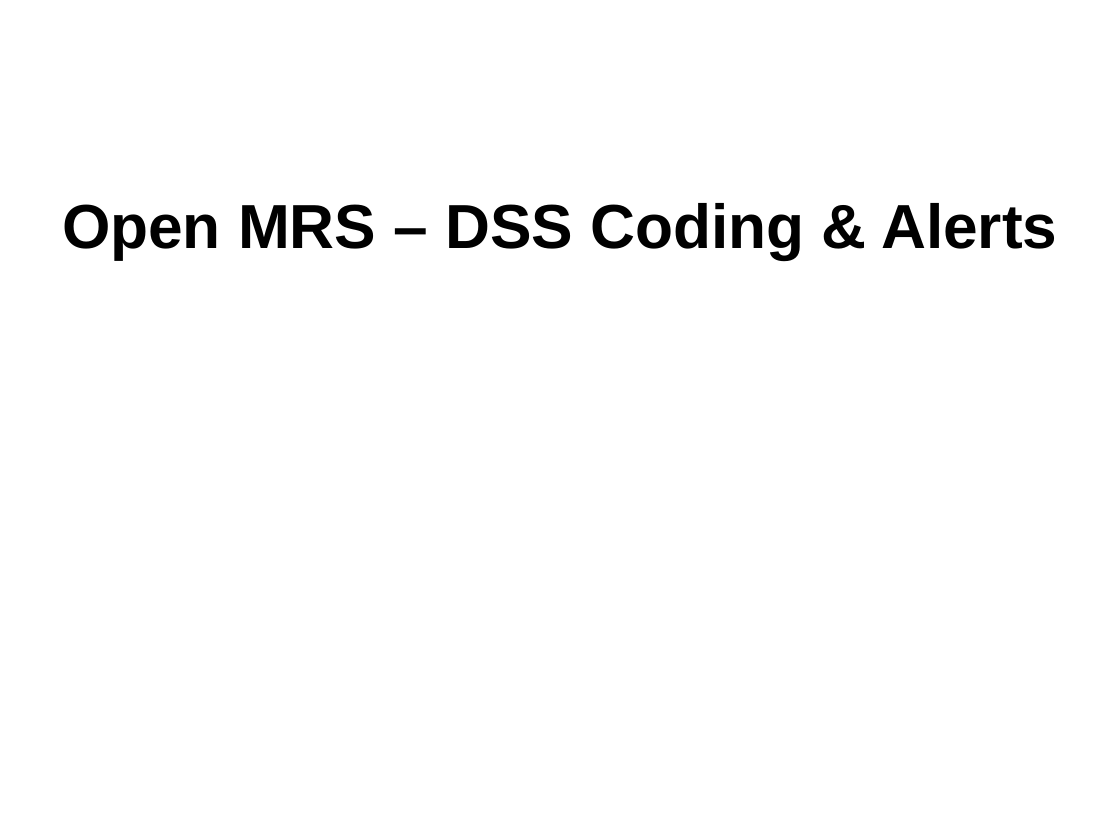
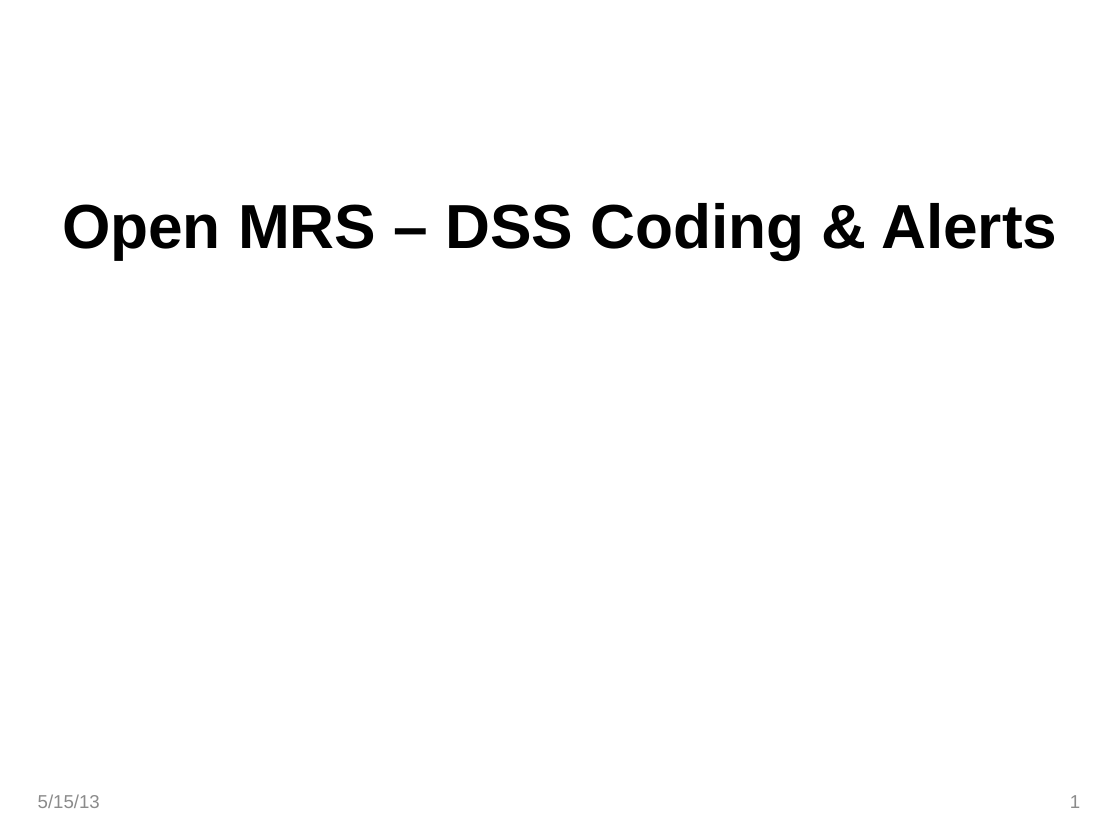
Before and after one commit to darthyoshi/sp2013-csc668-868-group1, a slide deck: slide 1 of trunk/OpenMRSSubmissions/presentation/OpenMRS Presentation.pptx. Drawn at 1120x840 pixels with LibreOffice and Linux fonts; fonts in the diff are those of the drawing; background and template pictures are left out. Boxes give left, top, right and bottom in pixels: in the first picture for what was removed or moved away, otherwise in the second. Text is boxed around its words. In the diff, an @@ line names an element or a change of style, - is before the commit and + after.

```diff
--- a/trunk/OpenMRSSubmissions/presentation/OpenMRS Presentation.pptx
+++ b/trunk/OpenMRSSubmissions/presentation/OpenMRS Presentation.pptx
@@ text added at (38,794,100,808), 12 pt, text #8C8C8C @@
+5/15/13
@@ page number added at (1070,795,1080,808), 12 pt, text #8C8C8C @@
+1
```
Also in this commit, not shown: 12 other slides changed.
